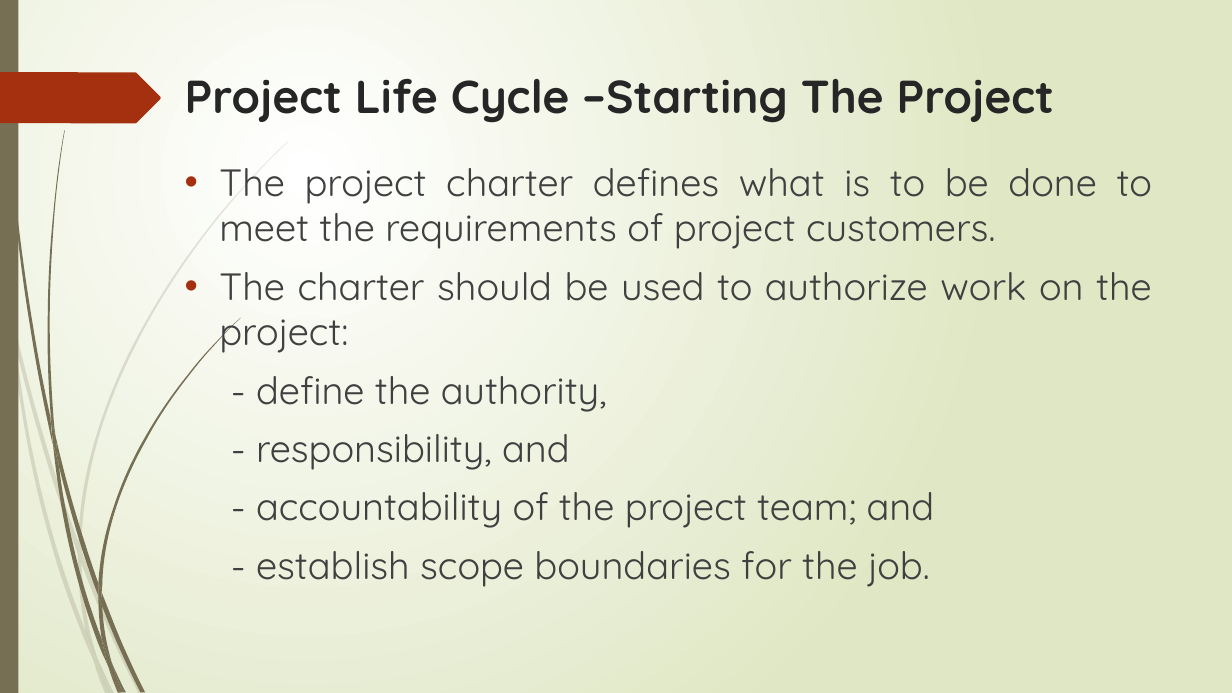
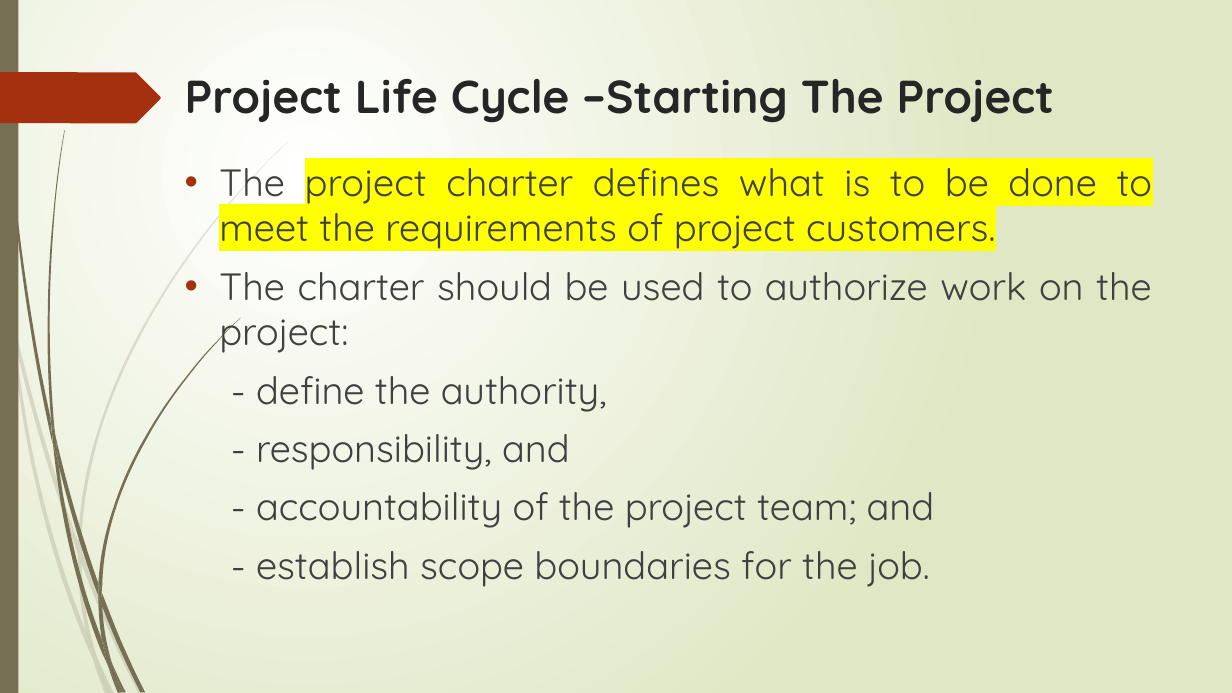
Before and after one commit to PELUMIAJAYI0/400-Level-First-Semester, a slide deck: slide 6 of DHS 413/DHS 413 -first Lecture1.pptx. Drawn at 1232x693 pixels with LibreOffice and Linux fonts; fonts in the diff are those of the drawing. Boxes give left, top, right and bottom in pixels: in the first picture for what was removed or moved away, otherwise in the second. Text is boxed around its words. In the diff, an @@ line names an element or a change of style, - is before the commit and + after.

```diff
--- a/DHS 413/DHS 413 -first Lecture1.pptx
+++ b/DHS 413/DHS 413 -first Lecture1.pptx
@@ text at (x1=219, y1=156, x2=1152, y2=252): highlight none to #FFFF00 in "project charter defines what is to be ..." @@
```
Also in this commit, not shown: 2 other slides changed, 6 other files.
